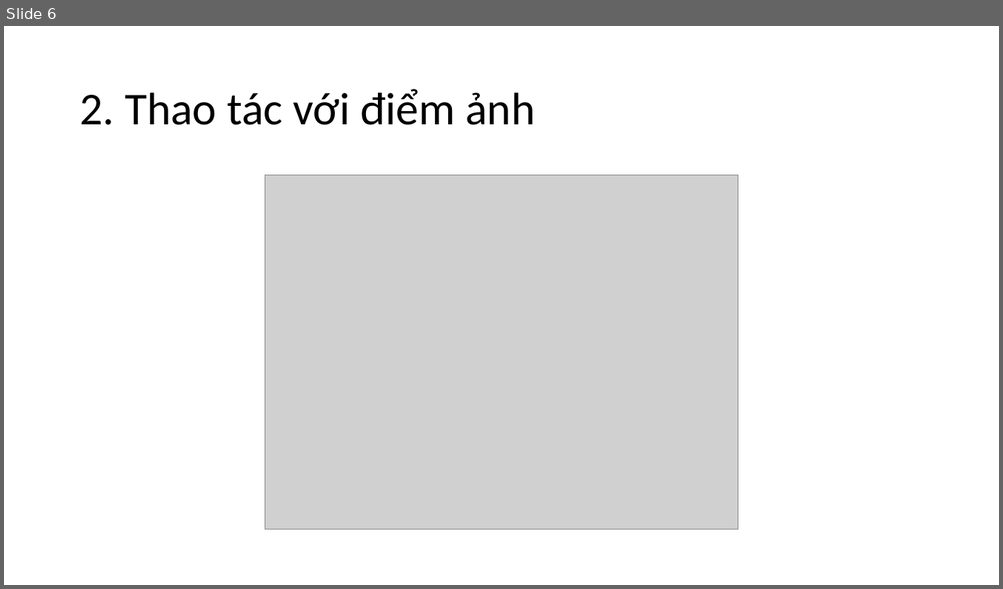
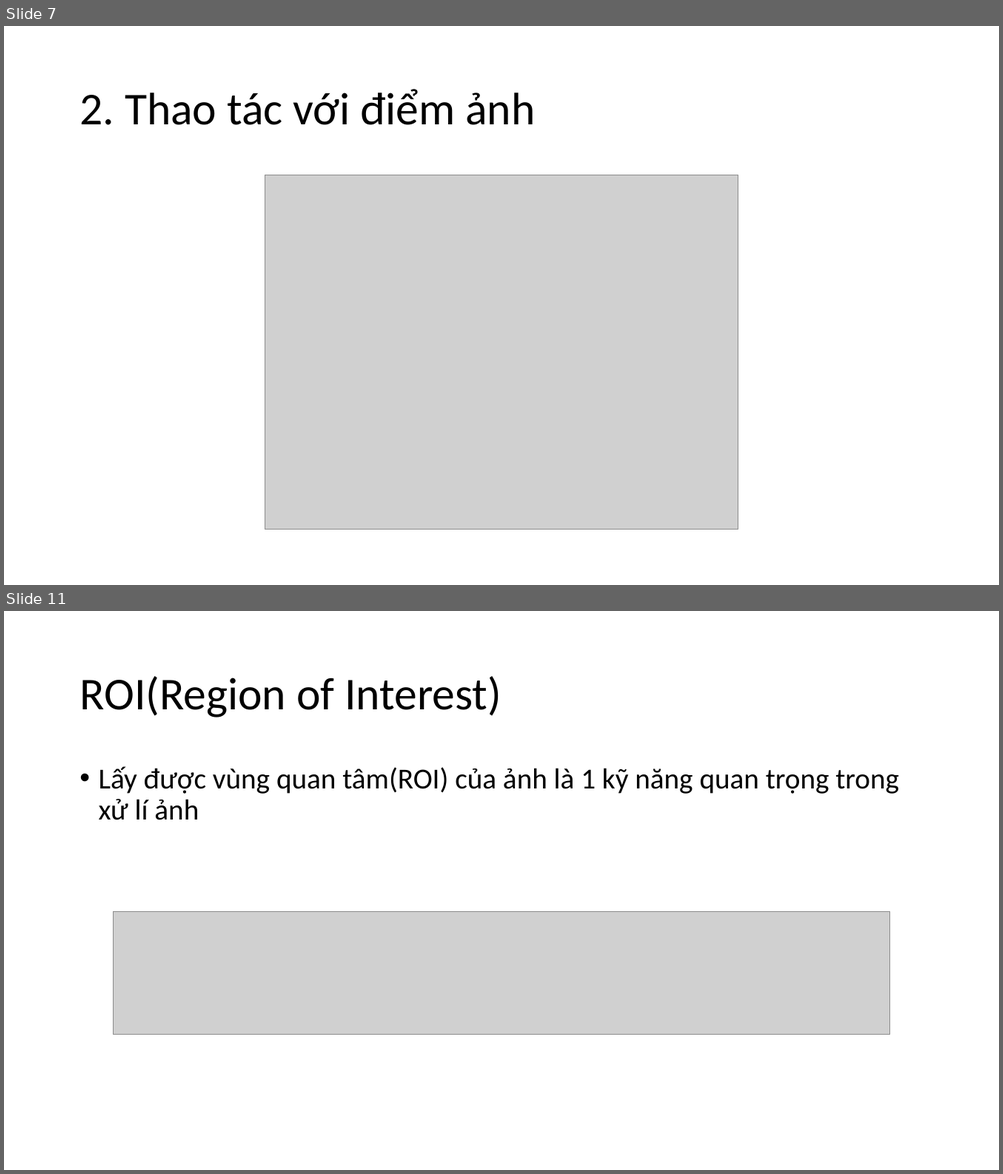
Before and after one commit to levinhhoang16/PyOpenCVCourse, a slide deck: Lecture/OpenCVCoban.pptx. Shown one above the other, each under a label of ours: slide 6 before the commit, slides 7 and 11 after it; the slides between them are not shown. The pictures are 1003x589 and 1003x1174 pixels, drawn with LibreOffice and Linux fonts; fonts in the diff are those of the drawing; grey boxes stand for pictures. Boxes give left, top, right and bottom in pixels: in the first picture for what was removed or moved away, otherwise in the second. Text is boxed around its words. In the diff, an @@ line names an element or a change of style, - is before the commit and + after.

```diff
--- a/Lecture/OpenCVCoban.pptx
+++ b/Lecture/OpenCVCoban.pptx
@@ slide 11 added at [4,611,999,1170], background #FFFFFF @@
@@ title added at [79,676,501,718], 44 pt, text #000000 @@
+ROI(Region of Interest)
@@ text added at [99,766,899,820], 28 pt, text #000000 @@
+• Lấy được vùng quan tâm(ROI) của ảnh là 1 kỹ năng quan trọng trong xử lí ảnh
@@ picture added at [113,911,890,1035] @@
@@ what was slide 6 is now slide 7 @@
```
Also in this commit, not shown: 2 slides changed, 8 other slides added, 1 other file.
